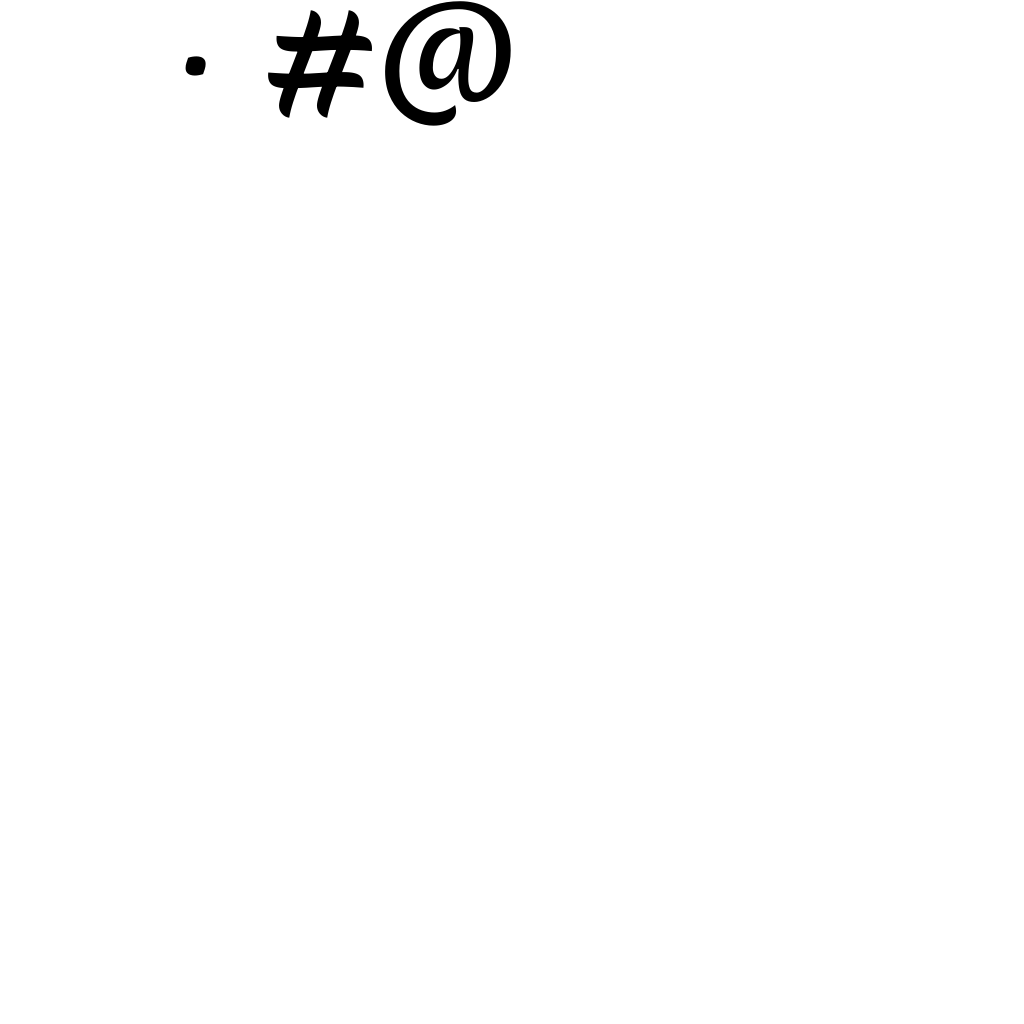
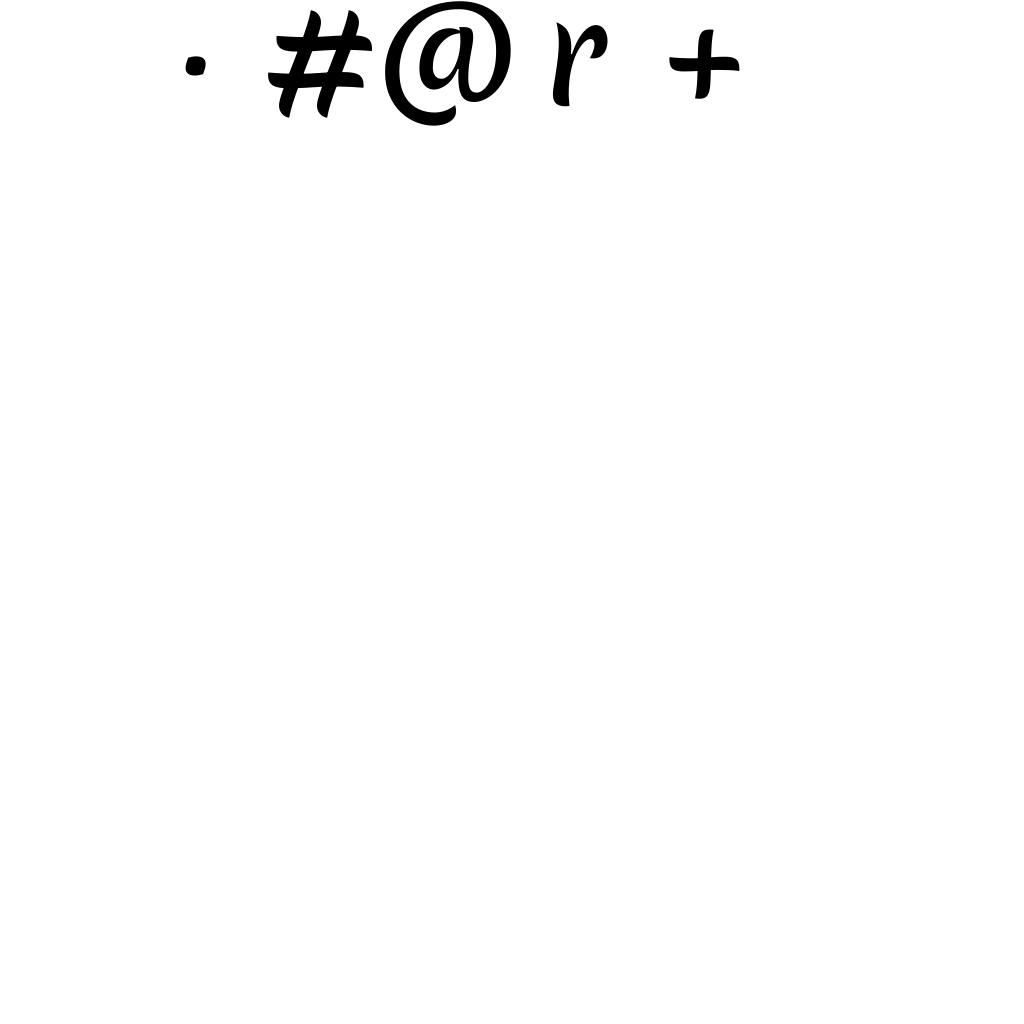
The second w=1024, h=1024 image is a revision of the first. Changes to its layers:
added layer "+" above "r" over [669,29,740,99]
added layer "r" above "@" over [552,22,608,107]
